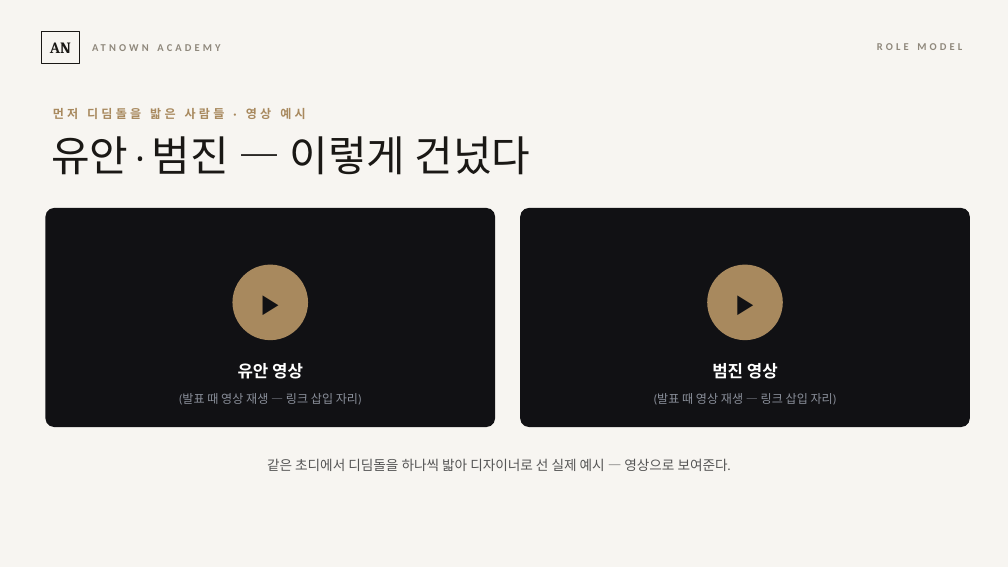
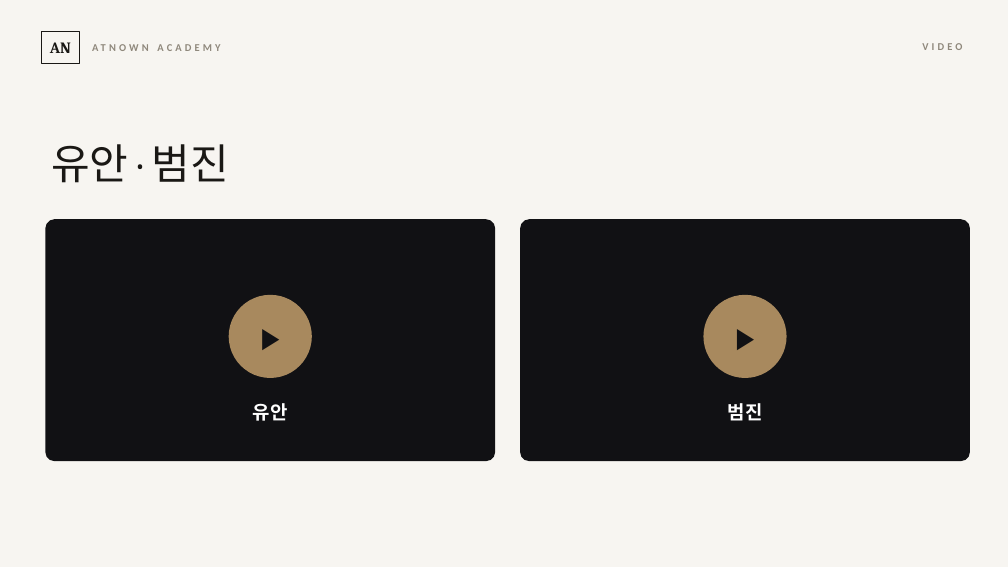
Before and after one commit to cksghrj22-bot/-, a slide deck: slide 8 of content/교육/2026-07-23_교육시스템_정본/시즈_오리엔테이션.pptx. Drawn at 1008x567 pixels with LibreOffice and Linux fonts; fonts in the diff are those of the drawing. Boxes give left, top, right and bottom in pixels: in the first picture for what was removed or moved away, otherwise in the second. Text is boxed around its words. In the diff, an @@ line names an element or a change of style, - is before the commit and + after.

```diff
--- a/content/교육/2026-07-23_교육시스템_정본/시즈_오리엔테이션.pptx
+++ b/content/교육/2026-07-23_교육시스템_정본/시즈_오리엔테이션.pptx
@@ text at <box>922,43,962,50</box>: text changed @@
-ROLE MODEL
+VIDEO
@@ text removed at <box>53,108,305,119</box> @@
-먼저 디딤돌을 밟은 사람들 · 영상 예시
@@ text at <box>51,144,229,183</box>: text changed @@
-유안 · 범진 — 이렇게 건넜다
+유안 · 범진
@@ rounded rectangle: place and size @@
-rounded rectangle at <box>45,208,495,427</box>
+rounded rectangle at <box>45,219,495,461</box>
@@ rounded rectangle at <box>45,219,495,461</box>: proportions changed @@
@@ rounded rectangle at <box>520,219,970,461</box>: proportions changed @@
@@ rounded rectangle: place and size @@
-rounded rectangle at <box>520,208,970,427</box>
+rounded rectangle at <box>520,219,970,461</box>
@@ text "▶" at <box>228,295,312,378</box>: size 26 to 28 pt @@
@@ ellipse: place and size @@
-ellipse at <box>233,265,309,340</box>
+ellipse at <box>228,295,312,378</box>
@@ text "▶": place and size @@
-text "▶" at <box>233,265,309,340</box>
+text "▶" at <box>228,295,312,378</box>
@@ ellipse: place and size @@
-ellipse at <box>708,265,783,340</box>
+ellipse at <box>703,295,786,378</box>
@@ text "▶": place and size @@
-text "▶" at <box>708,265,783,340</box>
+text "▶" at <box>703,295,786,378</box>
@@ text "▶" at <box>703,295,786,378</box>: size 26 to 28 pt @@
@@ text removed at <box>179,393,362,405</box> @@
-(발표 때 영상 재생 — 링크 삽입 자리)
@@ text at <box>253,403,288,421</box>: text changed; size 16 to 18 pt @@
-유안 영상
+유안
@@ text removed at <box>654,393,837,405</box> @@
-(발표 때 영상 재생 — 링크 삽입 자리)
@@ text at <box>728,403,763,421</box>: text changed; size 16 to 18 pt @@
-범진 영상
+범진
@@ text removed at <box>267,458,731,471</box> @@
-같은 초디에서 디딤돌을 하나씩 밟아 디자이너로 선 실제 예시 — 영상으로 보여준다.
```
Also in this commit, not shown: 5 other slides changed, 1 other file.
